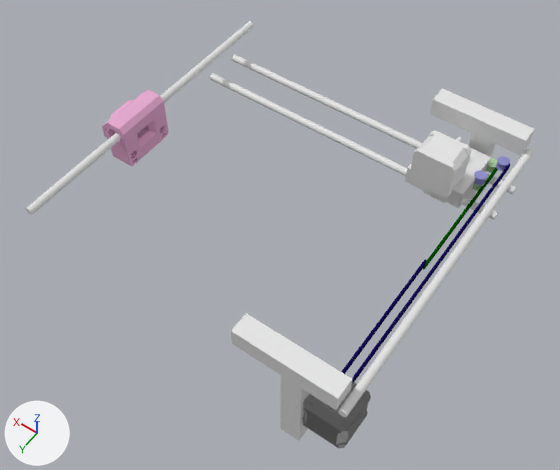
The Blender file corexy.blend: old version first, new version second.
One viewpoint serves both versions: a 50 mm lens placed at (-280.0, 404.0, 547.0), pointed at (-6.0, 20.0, -57.0). Arrows for +X, +Y and +Z are at lower left; the lights stay in place.
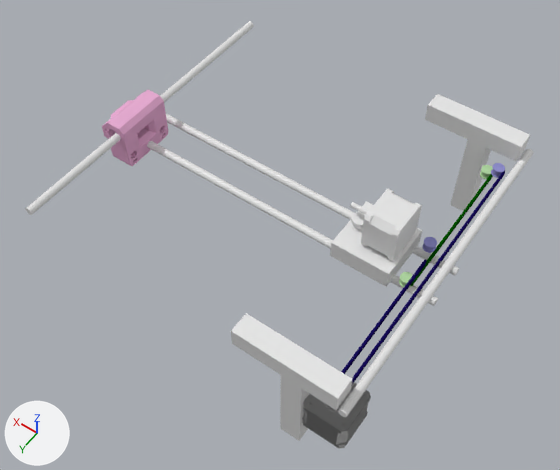
Commit message: Modeling horizontal car.

Pixel boxes (x1, y1, x2, y2) of what changed, in the pictures (560 x 470 px):
'Motor extruder', moved, turned
    before: (409, 130, 471, 198)
    after: (350, 189, 422, 261)
'Cube.007', moved
    before: (430, 88, 534, 155)
    after: (425, 94, 530, 161)
'Y-rod-2', moved
    before: (210, 73, 498, 220)
    after: (147, 141, 438, 306)
'Y-rod-1', moved
    before: (232, 54, 516, 194)
    after: (166, 113, 459, 275)
'Cube.009', moved
    before: (405, 148, 491, 208)
    after: (330, 201, 422, 287)
'Cube.006', moved
    before: (467, 134, 495, 201)
    after: (450, 140, 491, 212)
'Cylinder.006', moved
    before: (474, 170, 487, 185)
    after: (423, 237, 437, 253)
'e3d-hotend-V5', moved
    before: (423, 191, 445, 203)
    after: (351, 211, 365, 232)
'Cylinder.008', moved
    before: (496, 156, 510, 171)
    after: (491, 163, 505, 178)
'Cylinder.009', moved
    before: (486, 158, 497, 173)
    after: (480, 165, 493, 179)
'Cylinder.007', moved
    before: (472, 183, 485, 191)
    after: (399, 272, 413, 287)

Diff of the bpy script that builds the scene:
```diff
--- a/corexy.blend.py
+++ b/corexy.blend.py
@@ ob_cube_007 @@
 ob_cube_007 = bpy.data.objects.new('Cube.007', me_cube_007)
-ob_cube_007.location = (-115.0, -169.0, 10.0)
+ob_cube_007.location = (-115.0, -159.0, 10.0)
 ob_cube_007.rotation_euler = (1.571, 0.0, 1.571)  # degrees (90, 0, 90)
@@ ob_cube_006 @@
 ob_cube_006 = bpy.data.objects.new('Cube.006', me_cube_006)
-ob_cube_006.location = (-123.0, -169.0, -50.0)
+ob_cube_006.location = (-123.0, -159.0, -50.0)
 ob_cube_006.scale = (1.0, 1.0, 5.0)
@@ ob_cylinder_009 @@
 ob_cylinder_009 = bpy.data.objects.new('Cylinder.009', me_cylinder_011)
-ob_cylinder_009.location = (-143.0, -151.0, -20.8)
+ob_cylinder_009.location = (-143.0, -140.0, -20.8)
@@ ob_cylinder_008 @@
 ob_cylinder_008 = bpy.data.objects.new('Cylinder.008', me_cylinder_010)
-ob_cylinder_008.location = (-153.0, -151.0, -12.0)
+ob_cylinder_008.location = (-153.0, -140.0, -12.0)
@@ ob_y_rod_2 @@
 ob_y_rod_2 = bpy.data.objects.new('Y-rod-2', me_cylinder_018)
-ob_y_rod_2.location = (0.0, -101.0, -29.0)
+ob_y_rod_2.location = (0.0, 19.0, -29.0)
 ob_y_rod_2.rotation_euler = (1.571, 0.0, -1.571)  # degrees (90, 0, -90)
@@ ob_cylinder_007 @@
 ob_cylinder_007.matrix_parent_inverse = Matrix(((0.0, -1.0, 0.0, 40.0), (0.0, 0.0, 1.0, 29.0), (-0.968, 0.0, 0.0, 9.684), (0.0, 0.0, 0.0, 1.0)))
-ob_cylinder_007.location = (-133.0, 20.0, -20.8)
+ob_cylinder_007.location = (-133.0, 40.0, -20.8)
@@ ob_cylinder_006 @@
 ob_cylinder_006.matrix_parent_inverse = Matrix(((0.0, -1.0, 0.0, 40.0), (0.0, 0.0, 1.0, 29.0), (-0.968, 0.0, 0.0, 9.684), (0.0, 0.0, 0.0, 1.0)))
-ob_cylinder_006.location = (-133.0, 20.0, -12.0)
+ob_cylinder_006.location = (-133.0, -0.0000153, -12.0)
@@ ob_cube_009 @@
 ob_cube_009.matrix_parent_inverse = Matrix(((0.0, -1.0, 0.0, 40.0), (0.0, 0.0, 1.0, 29.0), (-0.968, 0.0, 0.0, 9.684), (0.0, 0.0, 0.0, 1.0)))
-ob_cube_009.location = (-100.0, 21.0, -20.0)
+ob_cube_009.location = (-90.0, 21.0, -20.0)
 ob_cube_009.scale = (0.3, 0.3, 0.1)
@@ ob_motor_extruder @@
 ob_motor_extruder.matrix_parent_inverse = Matrix(((3.333, 0.0, 0.0, -33.33), (0.0, 3.333, 0.0, -66.67), (0.0, 0.0, 10.0, 240.0), (0.0, 0.0, 0.0, 1.0)))
-ob_motor_extruder.location = (10.0, 47.0, 7.0)
-ob_motor_extruder.rotation_euler = (-1.571, 0.0, -3.142)  # degrees (-90, 0, -180)
+ob_motor_extruder.location = (0.0, 17.0, 7.0)
+ob_motor_extruder.rotation_euler = (-1.571, 0.0, -1.571)  # degrees (-90, 0, -90)
```
